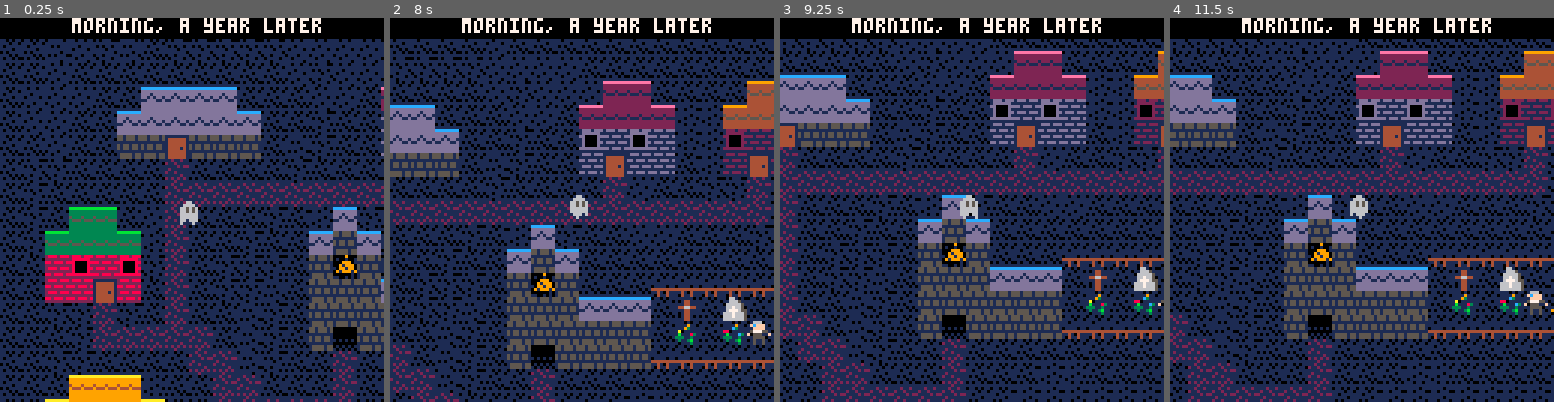
Above: before the commit, frames 1-4 (left to right).
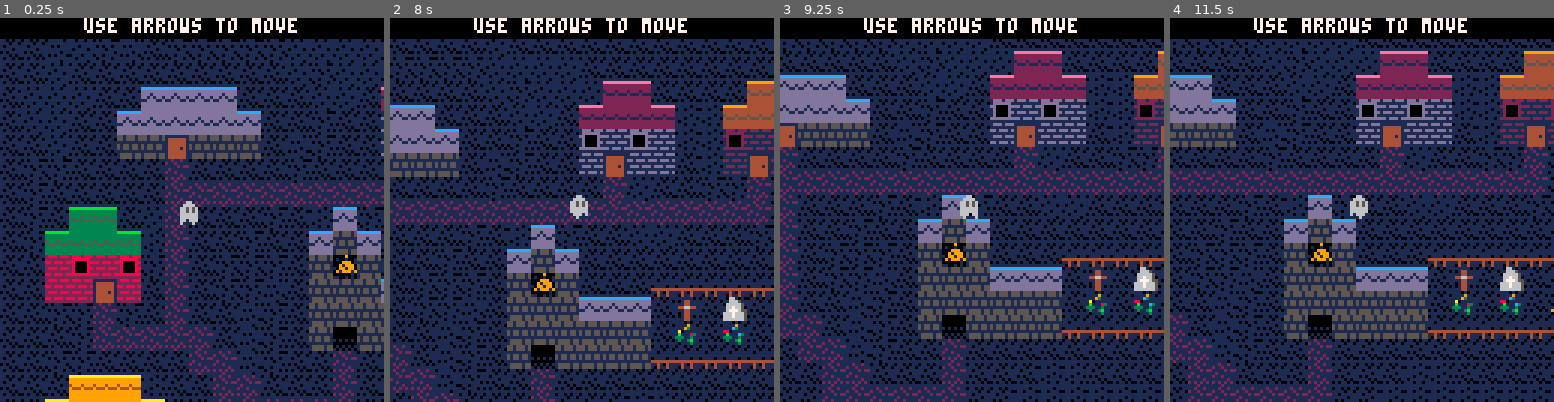
Above: after the commit, the same moments.

Repository: codeartisticninja/ldjam38
Game: PICO-8 cartridge ldjam.p8
Two runs of this game, one before a commit and one after it. Both use one fixed random seed, a clock stepped at 60 frames per second and the inputs below.
Inputs:
- Up to frame 1 (0.25 s): no input
- Up to frame 2 (8 s): tap O (Z key) at 0.7, 1.7, 2.1, 2.5, 2.9, 3.3, 3.7, 4.1, 4.5, 4.9, 5.3, 5.7, 6.1, 6.5, 6.9, 7.3, 7.7 s; hold Right 1.6-2.1 s; hold Up 2.15-2.42 s; hold Right 2.47-3.03 s; hold Left 3.08-3.58 s; hold Down 3.63-3.97 s; hold Right 4.02-4.68 s; hold Up 4.73-5.03 s; hold Left 5.08-5.68 s; hold Down 5.73-6.03 s; hold Right 6.08-6.58 s; hold Right 6.63-7.13 s; hold Up 7.18-7.45 s; hold Right from 7.5 s (still down)
- Up to frame 3 (9.25 s): release Right at 8.07 s; tap O (Z key) at 8.1, 8.5, 8.9 s; hold Left 8.12-8.62 s; hold Down 8.67-9 s; hold Right from 9.05 s (still down)
- Up to frame 4 (11.5 s): tap O (Z key) every 0.4 s from 9.3 to 11.3 s; release Right at 9.72 s; hold Up 9.77-10.07 s; hold Left 10.12-10.72 s; hold Down 10.77-11.07 s; hold Right from 11.12 s (still down)

The runs differ from the first frame. In frame 1, 1.0% of the frame differs, in the area x 18-84%, y 0-4%; in frame 2, 1.2%, in the area x 18-100%, y 0-86%; in frame 3, 1.0%; in frame 4, 1.2%.

Commit message:
resolution

Diff:
--- a/ldjam.p8
+++ b/ldjam.p8
@@ -550,7 +550,7 @@
 				y = 20,
 				sprite = 65,
 				script = {
-					"paul: peter used to say that all i was in control of, was my own actions",
+					"paul: peter used to say that, all i was in control of, was my own actions",
 					"paul: ... he told me to beleive in myself",
 					"paul: what is belief? and who am i? a sicko who cuts off the limbs of dead pets",
 					"paul: dear beloved pets... and for what?"
@@ -600,20 +600,87 @@
 	},
 
 	{
-		help = "morning, a year later",
+		help = "a year later",
 		chars = {
+   grave = {
+     x = 24.5,
+     y = 11.5,
+     sprite = 119,
+     talkedto = true,
+     dead = true,
+     script = {
+      "\"here lies peter\""
+    }
+   },
+   john = {
+    x = 11/8,
+    y = 53/8,
+    sprite = 66,
+    script = {
+     "john: man.. that guy, peter.. i guess he wasn't such an oddball after all..",
+     "john: i mean, if it wasn't for him, i never would have told sharon how i feel about her..",
+     "john: and now we're getting married! who would have thought she was a sucker for emotional guys..",
+     "john: heh.. thanks, peter.. you idiot.."
+    }
+   },
+   dave = {
+    x = 111/8,
+    y = 53/8,
+    sprite = 67,
+    script = {
+     "dave: i've gotten more work done in a year than i have all my life!",
+     "dave: ..not always great work, but.. the customers seems happy.. ",
+     "dave: and, boy, do i feel better about myself",
+     "dave: peter.. wherever you are.. i owe you one.."
+    }
+   },
+   tim = {
+    x = 28,
+    y = 4,
+    sprite = 68,
+    script = {
+     "tim: dear peter.. am i still crazy for talking to a dead guy..?",
+     "tim: i swear i haven't touched the stuff for several months now!",
+     "tim: the others may not admit it, but.. i think you are the best martyr the village has ever had..",
+     "tim: ...",
+     "tim: hope you don't mind if i cut off your foot.."
+    }
+   },
+
+   paul = {
+    x =7,
+    y = 20,
+    sprite = 65,
+    script = {
+     "paul: i am in control of my own life.. me and no one else..!",
+     "paul: not the stars or a rabbit's foot or any of that nonsense..",
+     "paul: besides.. i gave fluffy's foot to sharon as something to remember him by..",
+     "paul: thanks for believing in me, peter.. when i couldn't do so myself.."
+    }
+   },
+
+   sharon = {
+    x = 18,
+    y = 6,
+    sprite = 82,
+    script = {
+     "sharon: i am beautiful.. i know that now..",
+     "sharon: not just because johnny tells me every day.. but because peter taught me how to love myself..",
+     "sharon: i never thought my johnny could be such a sweetheart.. once you get to know him..",
+     "sharon: ...",
+     "sharon: peter was such a sweet guy.. i'm surprised he was still single when he died.."
+    }
+   },
 			richard = {
 				x = 23.5,
 				y = 12.5,
 				sprite = 64,
 				script = {
-					"richard: *is tending to peter's grave*",
+					"richard is tending to peter's grave",
 					"richard: this is the day you died",
-					"richard: *waters the last plant, the grave is well-kept*",
+					"richard: ...",
 					"richard: if you're listening, i still have those thoughts peter",
-					"richard: *smiles*",
 					"richard: ... but you'll be happy to know that i haven't acted on them",
-					"richard: *contemplates for a moment*",
 					"richard: i guess you did help me after all, huh?",
 				}
 			},
@@ -623,7 +690,7 @@
 }
 
 function _init()
- currentlevel = 10
+ currentlevel = 1
  music(0)
 end
 
@@ -747,10 +814,15 @@
 end
 
 function drawmap()
+ for y=-8,8,8 do
+  for x=-8,8,8 do
+   camera(map.sizex*x + cam.x, map.sizey*y + cam.y)
+   mapdraw(0, 0, 0, 0, map.sizex,map.sizey)
+  end
+ end
 	for y=-8,8,8 do
 		for x=-8,8,8 do
 			camera(map.sizex*x + cam.x, map.sizey*y + cam.y)
-			mapdraw(0, 0, 0, 0, map.sizex,map.sizey)
 			spr(player.sprite,player.x + player.shake-4,player.y + player.hover-4,1,1,player.flipped)
 			for name,char in pairs(levels[currentlevel].chars) do
 				spr(char.sprite,char.x*8-4,char.y*8-4,1,1,char.flipped)
